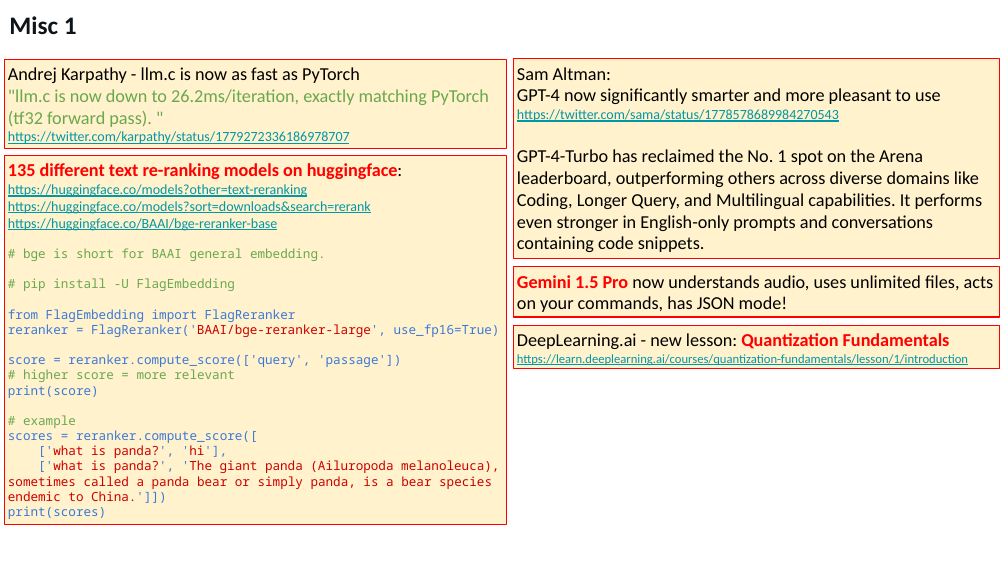
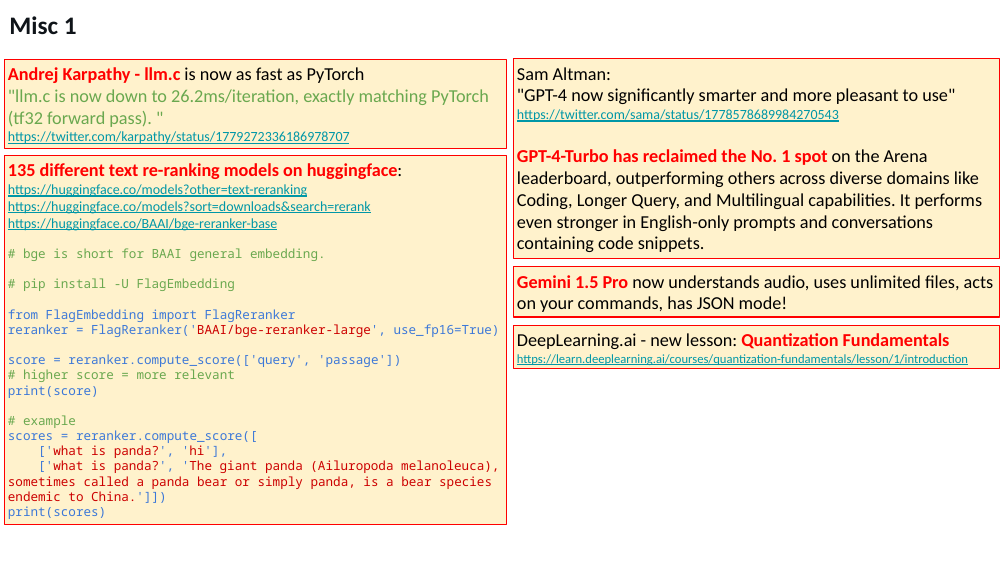
Before and after one commit to lselector/seminar, a slide deck: slide 9 of 2024/2024-04-19-AI-Updates.pptx. Drawn at 1008x567 pixels with LibreOffice and Linux fonts; fonts in the diff are those of the drawing. Boxes give left, top, right and bottom in pixels: in the first picture for what was removed or moved away, otherwise in the second. Text is boxed around its words. In the diff, an @@ line names an element or a change of style, - is before the commit and + after.

```diff
--- a/2024/2024-04-19-AI-Updates.pptx
+++ b/2024/2024-04-19-AI-Updates.pptx
@@ text in rectangle at (8,67,365,83): text colour #000000 to #FF0000, bold on in "Andrej Karpathy - llm.c" @@
@@ text in rectangle at (517,67,955,104): text changed @@
-Sam Altman:
-GPT-4 now significantly smarter and more pleasant to use
+Sam Altman:
+"GPT-4 now significantly smarter and more pleasant to use"
@@ text in rectangle at (517,149,983,252): text colour #000000 to #FF0000, bold on in "GPT-4-Turbo has reclaimed the No. 1 spot" @@
```
Also in this commit, not shown: 14 other slides changed.
